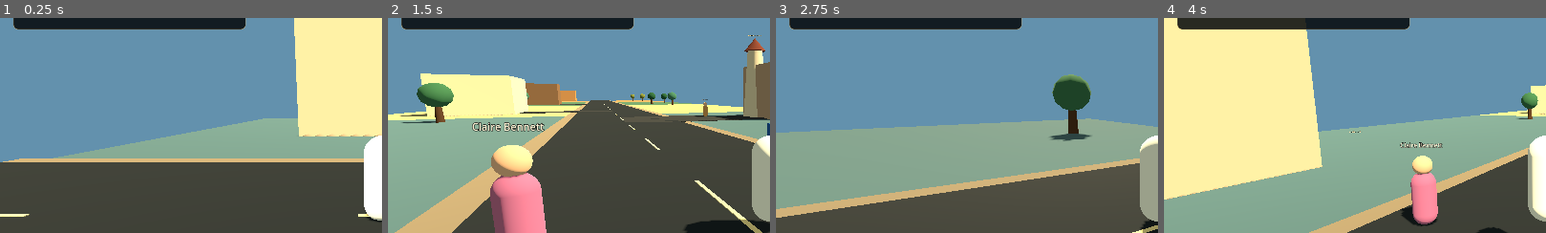
Above: before the commit, frames 1-4 (left to right).
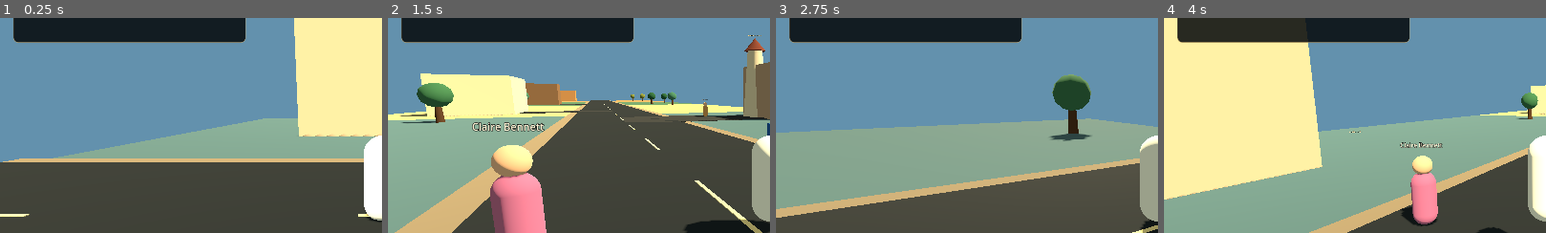
Above: after the commit, the same moments.

Repository: dzdfast-art/GTA-GHIBLI
Game: Godot game, scene res://scenes/main.tscn
Same seed, same stepped clock (60 frames per second), same inputs: the game is played once before the commit and once after it.
Inputs (mouse positions are % of the whole screen's width and height, from its top left):
- Up to frame 1 (0.25 s): no input
- Up to frame 2 (1.5 s): tap Enter at 0.5 s; move the mouse to (72, 45) at 0.52 s; hold D (move_right) 0.53-1.25 s; hold E (interact) 0.53-1.25 s; click (72, 45) at 0.67 s; tap Space (jump) at 0.77 s; drag from (30, 55) to (45, 70) at 1.27 s
- Up to frame 3 (2.75 s): tap Space (jump) at 2 s; move the mouse to (60, 28) at 2.02 s; hold D (move_right) from 2.03 s (still down); hold E (interact) from 2.03 s (still down)
- Up to frame 4 (4 s): release D (move_right) at 2.75 s; release E (interact) at 2.75 s; drag from (45, 70) to (20, 35) at 2.77 s; tap Enter at 3.5 s; move the mouse to (80, 65) at 3.52 s; hold A (move_left) from 3.53 s (still down); hold E (interact) from 3.53 s (still down); tap Space (jump) at 3.77 s
The pictures show only the part of the screen within x 0-50%, y 20-70%; the shares and areas given below are measured in that part.

The runs differ from the first frame. In frame 1, 4.1% of the frame differs, in the area x 3-65%, y 3-12%; in frame 2, 4.1%; in frame 3, 4.1%; in frame 4, 3.9%.

Commit message:
Add next-turn guidance to the gameplay HUD

Diff:
--- a/web-edition/scripts/ui/game_hud.gd
+++ b/web-edition/scripts/ui/game_hud.gd
@@ -85,6 +85,7 @@
 var _objective_label: Label
 var _location_label: Label
 var _waypoint_label: Label
+var _guidance_label: Label
 var _cash_label: Label
 var _prompt_label: Label
 var _dialogue_label: Label
@@ -104,16 +105,18 @@
 
 	var info_panel := _make_panel()
 	info_panel.position = Vector2(22.0, 20.0)
-	info_panel.custom_minimum_size = Vector2(390.0, 142.0)
+	info_panel.custom_minimum_size = Vector2(390.0, 164.0)
 	root.add_child(info_panel)
 	var info_column := VBoxContainer.new()
 	info_panel.add_child(info_column)
 	_objective_label = _make_label("Mission 001 — تحدث إلى Claire Bennett", 19, Color(1.0, 0.91, 0.69))
 	_location_label = _make_label("Harbor City", 15, Color(0.82, 0.88, 0.89))
 	_waypoint_label = _make_label("", 14, Color(1.0, 0.82, 0.43))
+	_guidance_label = _make_label("", 14, Color(0.72, 0.91, 1.0))
 	info_column.add_child(_objective_label)
 	info_column.add_child(_location_label)
 	info_column.add_child(_waypoint_label)
+	info_column.add_child(_guidance_label)
 
 	var status_panel := _make_panel()
 	status_panel.anchor_left = 1.0
@@ -266,6 +269,10 @@
 	_map_canvas.call("set_navigation_route", route)
 
 
+func set_navigation_guidance(instruction: String) -> void:
+	_guidance_label.text = ("NEXT TURN — " + instruction) if not instruction.is_empty() else ""
+
+
 func get_waypoint_status_text() -> String:
 	return _waypoint_label.text
 
